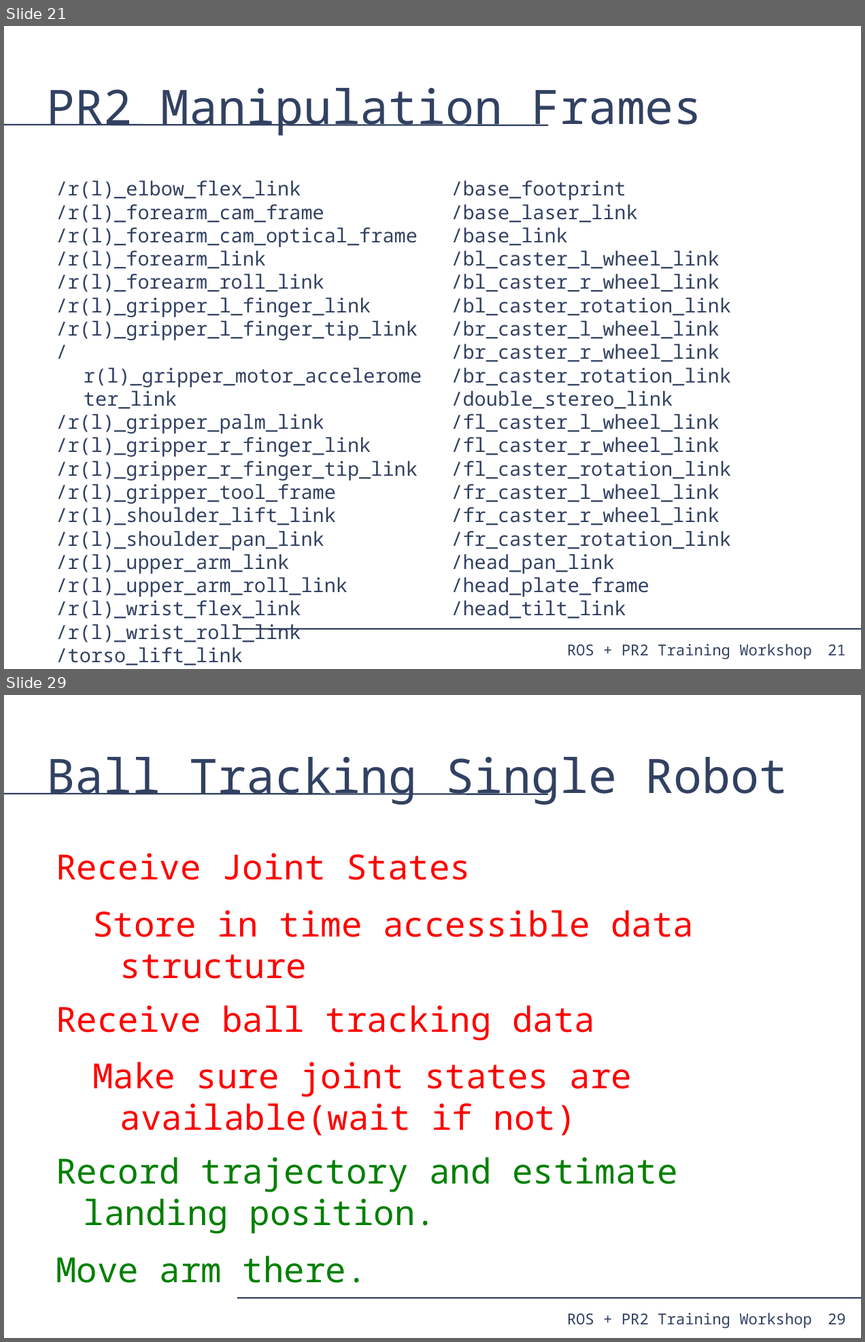
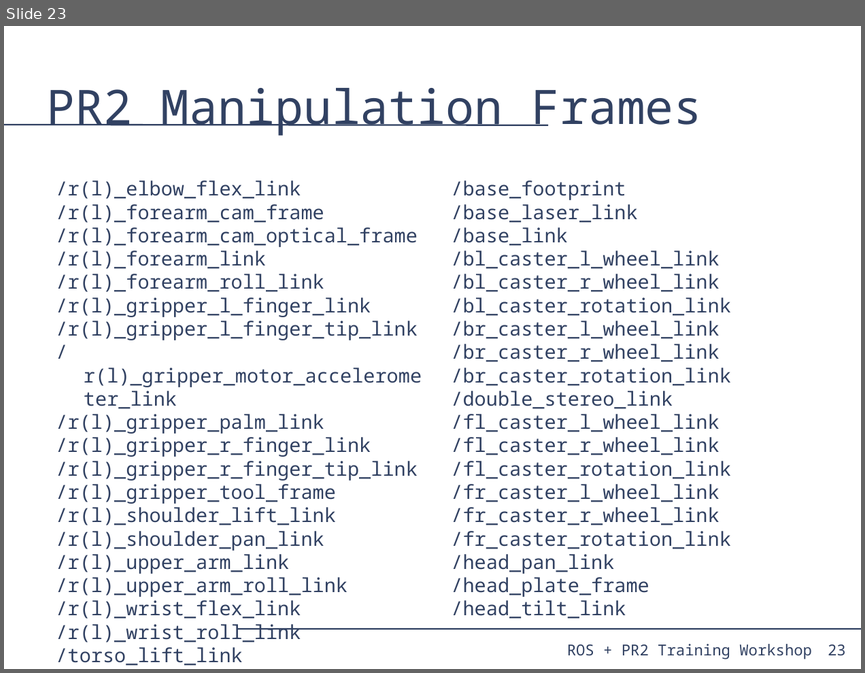
Before and after one commit to PR2/pr2_docs, a slide deck: pr2_training_workshop/tf/tf_training.odp. Shown one above the other, each under a label of ours: slides 21 and 29 before the commit, slide 23 after it; the slides between them are not shown. The pictures are 865x1342 and 865x673 pixels, drawn with LibreOffice and Linux fonts; fonts in the diff are those of the drawing. Boxes give left, top, right and bottom in pixels: in the first picture for what was removed or moved away, otherwise in the second. Text is boxed around its words. In the diff, an @@ line names an element or a change of style, - is before the commit and + after.

```diff
--- a/pr2_training_workshop/tf/tf_training.odp
+++ b/pr2_training_workshop/tf/tf_training.odp
@@ slide 29 removed at [4,695,861,1338], background #FFFFFF; not listed: 4 template elements that a slide beside it also shows @@
@@ title removed at [47,757,788,804] @@
-Ball Tracking Single Robot
@@ text removed at [56,853,694,1283] @@
-Receive Joint States
-Store in time accessible data structure
-Receive ball tracking data
-Make sure joint states are available(wait if not)
-Record trajectory and estimate landing position.
-Move arm there.
@@ what was slide 21 is now slide 23 @@
@@ page number at [827,644,846,655]: text changed @@
-21
+23
```
Also in this commit, not shown: 8 slides changed, 6 slides added, 13 other slides removed, 1 other file.
